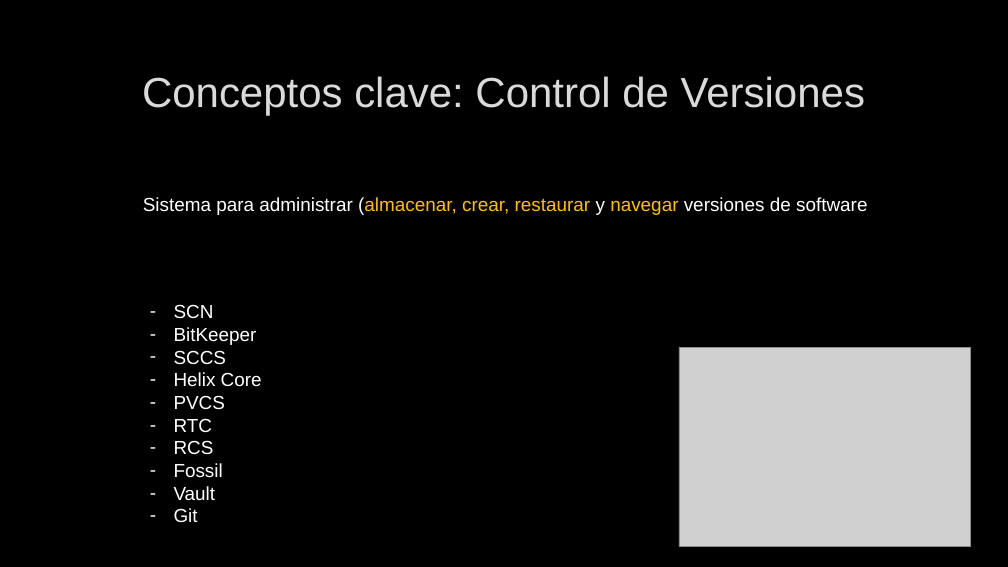
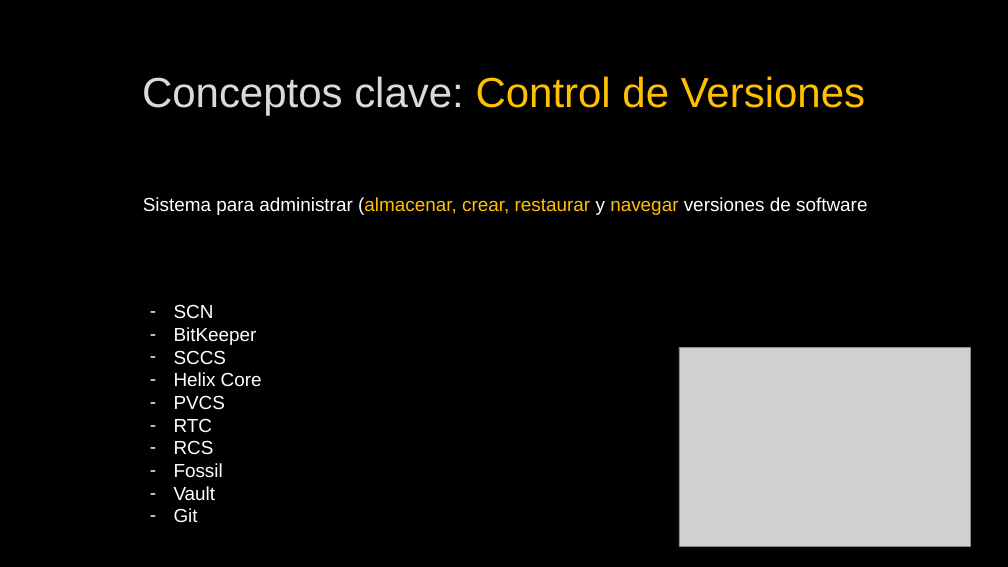
Before and after one commit to Shisah/GitGud2, a slide deck: slide 5 of Presentation/Git Gud 2.pptx. Drawn at 1008x567 pixels with LibreOffice and Linux fonts; fonts in the diff are those of the drawing; grey boxes stand for pictures; background and template pictures are left out. Boxes give left, top, right and bottom in pixels: in the first picture for what was removed or moved away, otherwise in the second. Text is boxed around its words. In the diff, an @@ line names an element or a change of style, - is before the commit and + after.

Commit message:
Agregados conceptos hasta portada de branch

```diff
--- a/Presentation/Git Gud 2.pptx
+++ b/Presentation/Git Gud 2.pptx
@@ title "Conceptos clave: Control de Versiones" at [142, 76, 865, 115]: text colour #DADADA to #FFC000 in "Control de Versiones" @@
```
Also in this commit, not shown: 3 other slides changed, 1 slide added.
